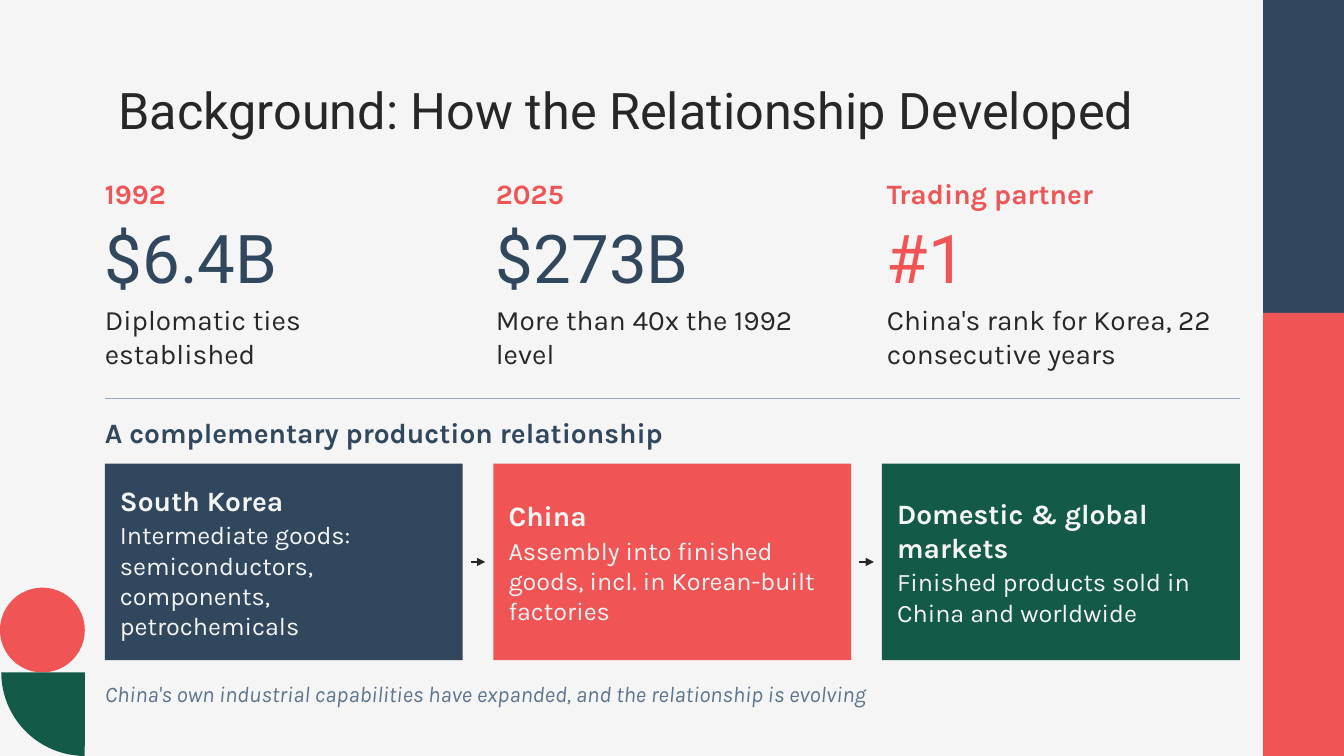
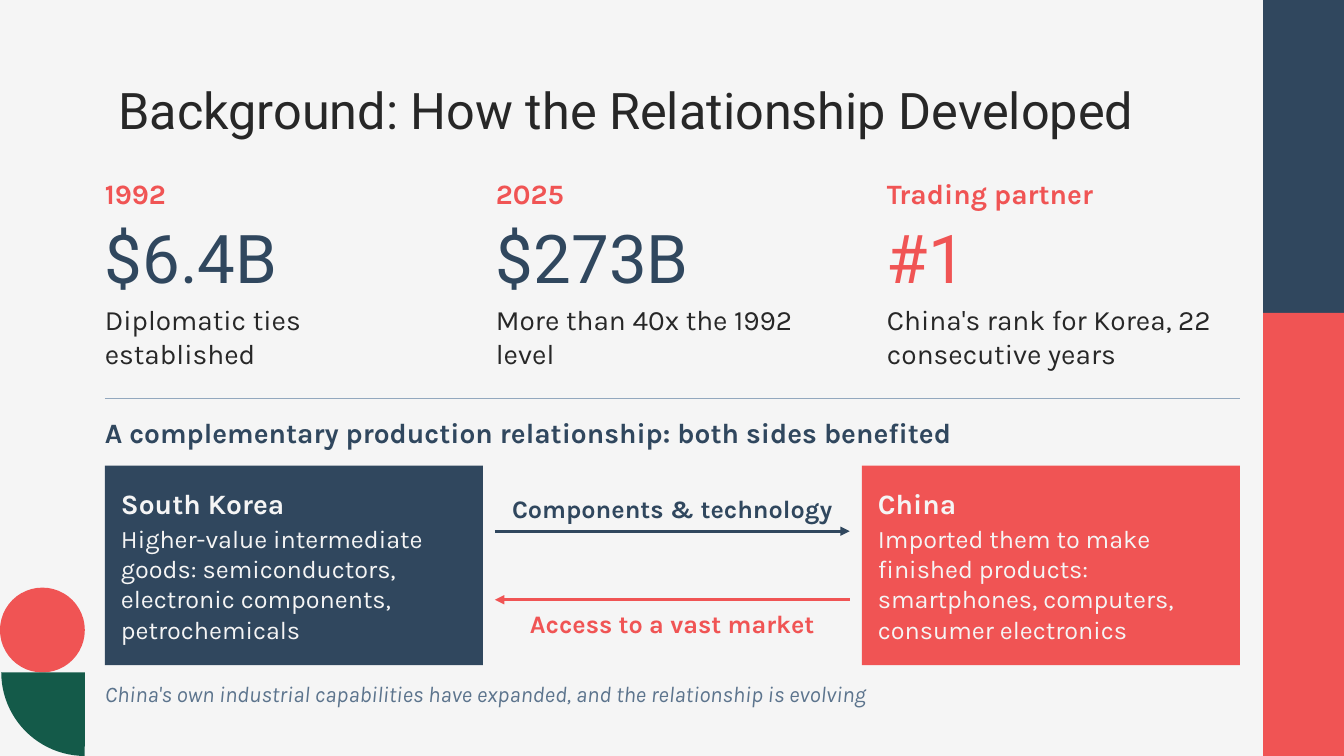
Before and after one commit to andyandrewc21-cyber/owner-repo, a slide deck: slide 2 of korea-china-trade.pptx. Drawn at 1344x756 pixels with LibreOffice and Linux fonts; fonts in the diff are those of the drawing. Boxes give left, top, right and bottom in pixels: in the first picture for what was removed or moved away, otherwise in the second. Text is boxed around its words. In the diff, an @@ line names an element or a change of style, - is before the commit and + after.

```diff
--- a/korea-china-trade.pptx
+++ b/korea-china-trade.pptx
@@ text at (x1=105, y1=423, x2=951, y2=450): text changed @@
-A complementary production relationship
+A complementary production relationship: both sides benefited
@@ rectangle "South Korea" resized from (x1=105, y1=464, x2=463, y2=660) to (x1=105, y1=466, x2=483, y2=665) @@
@@ rectangle removed at (x1=493, y1=464, x2=851, y2=660) @@
-China
-Assembly into finished goods, incl. in Korean-built factories
@@ rectangle "China" resized from (x1=882, y1=464, x2=1240, y2=660) to (x1=862, y1=466, x2=1240, y2=665) @@
@@ rectangle "China" at (x1=862, y1=466, x2=1240, y2=665): fill #145A49 to #F05454 @@
@@ text added at (x1=512, y1=500, x2=833, y2=524), 18 pt, text #30475E, bold @@
+Components & technology
@@ text in rectangle at (x1=878, y1=494, x2=1173, y2=640): text changed @@
-Domestic & global markets
-Finished products sold in China and worldwide
+China
+Imported them to make finished products: smartphones, computers, consumer electronics
@@ text in rectangle at (x1=121, y1=530, x2=422, y2=645): text changed @@
-Intermediate goods: semiconductors, components, petrochemicals
+Higher-value intermediate goods: semiconductors, electronic components, petrochemicals
@@ arrow added from (495, 531) to (850, 531), #30475E 2.25 pt @@
@@ arrow removed from (471, 563) to (486, 563) @@
@@ arrow removed from (860, 563) to (874, 563) @@
@@ arrow added from (850, 600) to (495, 600), #F05454 2.25 pt @@
@@ text added at (x1=530, y1=615, x2=815, y2=634), 18 pt, text #F05454, bold @@
+Access to a vast market
```
